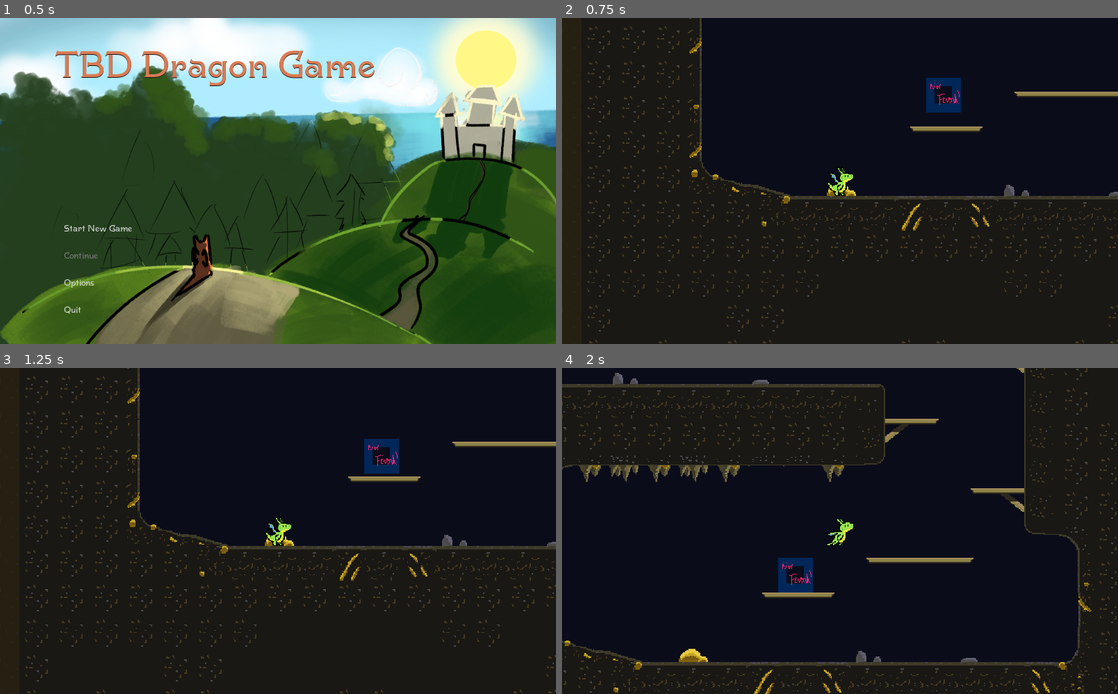
Above: before the commit, frames 1-4 (two rows, left to right).
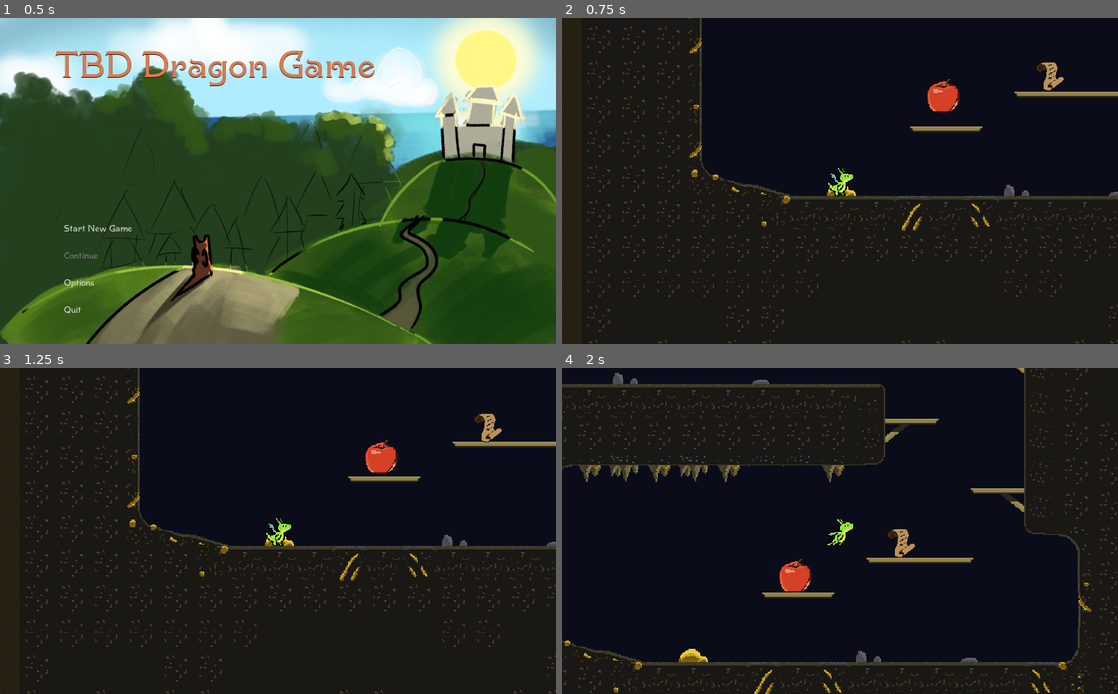
Above: after the commit, the same moments.

Repository: crawsoir/TBD-dragon-game
Game: Godot game, scene res://scenes/Main.tscn
Same seed, same stepped clock (60 frames per second), same inputs: the game is played once before the commit and once after it. The engine's default icon, where the game draws it, is replaced by a stand-in: a white triangle on a blue panel in a dark square.
Inputs:
- Up to frame 1 (0.5 s): no input
- Up to frame 2 (0.75 s): click "Start New Game" at 0.5 s
- Up to frame 3 (1.25 s): no input
- Up to frame 4 (2 s): hold Right (move_right) from 1.28 s (still down); tap Space (interact) at 1.35 s; tap Z (jump) at 1.52 s; tap V (pickup) at 1.55 s

Frame 1 is identical in both runs. In frame 2, 0.9% of the frame differs, in the area x 65-91%, y 13-29%; in frame 3, 0.9%, in the area x 65-91%, y 14-33%; in frame 4, 0.9%.

Commit message:
Add some items and fix an inventory logic error involving json keys not being allowed to be numbers

Diff:
--- a/TBD-dragon-game/ItemBehaviour.gd
+++ b/TBD-dragon-game/ItemBehaviour.gd
@@ -4,10 +4,9 @@
 # Declare member variables here. Examples:
 # var a = 2
 # var b = "text"
+var sprite_path = "res://entities/item/assets/"
 
-var ITEM_DATA = {
-	"DEFAULT": {"Stackable": true, "Type": "DEFAULT"}
-}
+var ITEM_DATA = {}
 
 
 # Called when the node enters the scene tree for the first time.
@@ -15,10 +14,15 @@
 	load_item_data()
 
 func load_item_data():
-	pass
+	var item_data = File.new()
+	if not item_data.file_exists("res://entities/item/ItemData.json"):
+		return # Error! We don't have a save to load.
+	item_data.open("res://entities/item/ItemData.json", File.READ)
+	ITEM_DATA = parse_json(item_data.get_as_text()) # It's just one line
+	item_data.close()
 
-func heal(player, amount):
-	player.heal(amount)
+func heal(target, amount):
+	target.heal(amount) # Target must have a heal function
 
 func trigger(cutscene):
 	pass
--- a/TBD-dragon-game/entities/item/BaseItem.gd
+++ b/TBD-dragon-game/entities/item/BaseItem.gd
@@ -5,7 +5,7 @@
 # Declare member variables here. Examples:
 export var sprite_path = "res://entities/item/assets/DefaultItem.png"
 var can_interact = false
-var item_name = "DEFAULT"
+export var item_name = "DEFAULT"
 # Called when the node enters the scene tree for the first time.
 func _ready():
 	var sprite_texture = load(sprite_path)
--- /dev/null
+++ b/TBD-dragon-game/entities/item/ItemData.json
@@ -0,0 +1,5 @@
+{
+    "APPLE": {"Stackable": true, "Type": "HEAL", "Value": 2, "Description" : "A delicious fresh apple, yum!", "ImageName": "Apple.png"},
+    "QUESTITEM1": {"Stackable": false, "Type": "QUEST", "Value": null, "Description": "You need this for a quest.", "ImageName": "QuestItem1.png"},
+    "DEFAULT": {"Stackable": true, "Type": "DEFAULT", "Value": null, "Description": "This is a testing item.", "ImageName": "DefaultItem.png"}
+}
--- a/TBD-dragon-game/entities/player/Player.gd
+++ b/TBD-dragon-game/entities/player/Player.gd
@@ -89,6 +89,7 @@
 		if index != null && ItemBehaviour.ITEM_DATA[item_name]["Stackable"]:
 			info["items"][index]["count"] += 1
 		else: # Either not stackable or can't find the item
+			print("Not stackable or can't find!")
 			info["items"][get_first_empty_slot()] = {"Name": item_name, "count": 1}
 		return true
 	return false # Shouldn't reach here
@@ -108,8 +109,8 @@
 	# Find the first empty space in the inventory
 	# Otherwise return null
 	for i in range(info["max_inv_size"]):
-		if not i in info["items"]:
-			return i
+		if !(str(i) in info["items"].keys()):
+			return str(i) # str because Json cannot stores numbers as keys
 	return null
 
 func move_item(initial_index, target_index):
--- a/TBD-dragon-game/scenes/cave/starter_cave.tscn
+++ b/TBD-dragon-game/scenes/cave/starter_cave.tscn
@@ -95,8 +95,15 @@
 format = 1
 tile_data = PoolIntArray( 655356, 61, 0, 655357, 61, 0, 655358, 61, 0, 655359, 61, 0, 589824, 61, 0, 589850, 61, 0, 589 …(1457 unchanged characters)…
 
-[node name="RigidBody2D" parent="." instance=ExtResource( 7 )]
+[node name="Apple" parent="." instance=ExtResource( 7 )]
 position = Vector2( 603, 2309 )
 mass = 2.15
+sprite_path = "res://entities/item/assets/Apple.png"
+item_name = "APPLE"
+
+[node name="QuestItem1" parent="." instance=ExtResource( 7 )]
+position = Vector2( 798, 2269 )
+sprite_path = "res://entities/item/assets/QuestItem1.png"
+item_name = "QUESTITEM1"
 
 [connection signal="body_entered" from="SceneChangeMarkers/SceneChangePosMarker1/DetectionArea2D1" to="." method="_on_DetectionArea2D1_body_entered"]
Binary file added: TBD-dragon-game/entities/item/assets/Apple.png
Not shown, added: TBD-dragon-game/entities/item/assets/Apple.png.import
Binary file added: TBD-dragon-game/entities/item/assets/QuestItem1.png
Not shown, added: TBD-dragon-game/entities/item/assets/QuestItem1.png.import
